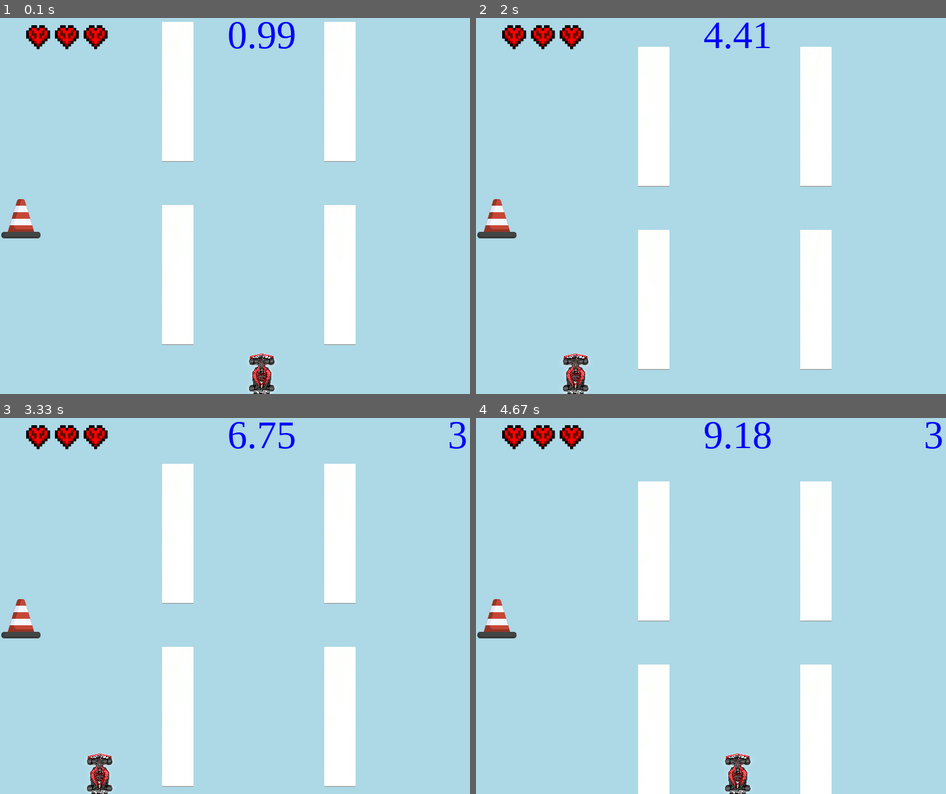
Above: before the commit, frames 1-4 (two rows, left to right).
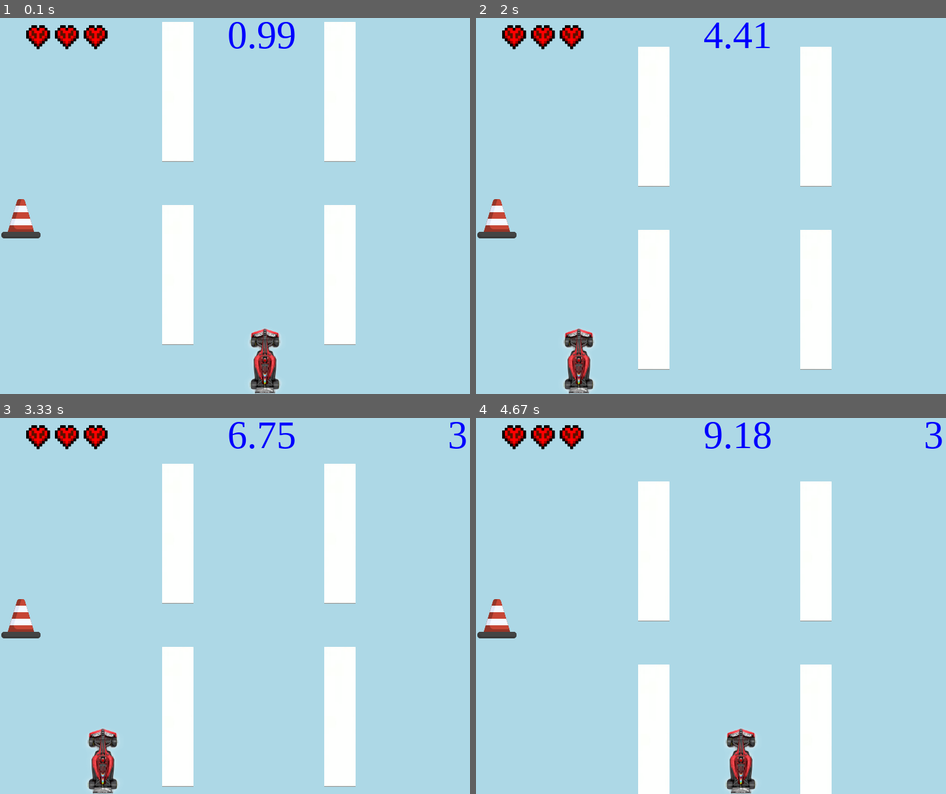
Above: after the commit, the same moments.

Repository: makuchaku/formula-one-racing-pygame
Game: pygame game, started from code/main.py
Same seed, same stepped clock (60 frames per second), same inputs: the game is played once before the commit and once after it.
Inputs:
- Up to frame 1 (0.1 s): no input
- Up to frame 2 (2 s): hold Right 0.33-0.8 s; hold Right 0.83-1.3 s; hold Left 1.33-1.87 s; hold Left from 1.9 s (still down)
- Up to frame 3 (3.33 s): release Left at 2.3 s; hold Right 2.33-2.97 s; hold Left from 3 s (still down)
- Up to frame 4 (4.67 s): release Left at 3.47 s; hold Right 3.5-3.97 s; hold Right 4-4.47 s; hold Left from 4.5 s (still down)

The runs differ from the first frame. In frame 1, 0.8% of the frame differs, in the area x 52-60%, y 82-100%; in frame 2, 0.8%; in frame 3, 0.8%; in frame 4, 0.8%.

Commit message:
Car changes

Diff:
--- /dev/null
+++ b/code/My Test.py
@@ -0,0 +1,17 @@
+class Master:
+    def __init__(self, name):
+        self.name = name
+
+    def print_name(self):
+        print(self.name)
+
+class Child(Master):
+    def __init__(self, name):
+        super().__init__(name)
+        self.name="Adwaith"
+
+        # self.name = "Modified " + name
+
+ch = Child("Sujith")
+print(ch.name)
+ch.print_name()
--- a/code/car.py
+++ b/code/car.py
@@ -1,16 +1,19 @@
+import pygame
 from sprite import *
 from game import *
+
 
 # Car sprite
 class Car(Sprite):
 
-    def __init__(self, game, x, y, width, name):
+    def __init__(self, game, x, screeHeight, width, height, name):
         sprite_position = 0
-        type = 'car'
+        type = "car"
+        height = 102
         self.distance_travelled = 0
         self.lives = 3
-        Sprite.__init__(self, game, x, y, width, sprite_position, name, type, 0)
-
+        Sprite.__init__(self, game, x, screeHeight-height, 74, height, sprite_position, name, type, 0)
+        self.texture = pygame.transform.scale(pygame.image.load("./assets/car1.png"), (74, height))
 
     def play_sound(self, type):
         if type == "no_move":
--- a/code/divider.py
+++ b/code/divider.py
@@ -11,12 +11,12 @@
 
 class Divider(Sprite):
 
-    def __init__(self, game, x, y, width, name):
+    def __init__(self, game, x, y, width, height, name):
         sprite_position = 0
         type = 'divider'
         self.line_image = pygame.image.load('./assets/line.png')
         self.line_1_change = 1
-        Sprite.__init__(self, game, x, y, width, sprite_position, name, type, 0)
+        Sprite.__init__(self, game, x, y, width, height, sprite_position, name, type, 0)
 
 
     def draw_divider(self, x, y):
--- a/code/game.py
+++ b/code/game.py
@@ -32,8 +32,8 @@
         pygame.font.init()
         window = pygame.display.set_mode((screen_width, screen_height))
         window.fill('light blue')
-        self.obstacle1 = Obstacle(self, 0, 300, sprite_box, "Obstacle1")
-        self.obstacle2 = Obstacle(self, 0, 300, sprite_box, "Obstacle2")
+        self.obstacle1 = Obstacle(self, 0, 300, 300, sprite_box, "Obstacle1")
+        self.obstacle2 = Obstacle(self, 0, 300, 300, sprite_box, "Obstacle2")
         # Init sound
         pygame.mixer.init()
         self.car = None
@@ -41,16 +41,16 @@
 
     # Creates all sprites
     def create_sprites(self):
-        self.car = Car(self, (screen_width-sprite_box)/2, (screen_height-sprite_box), sprite_box, 1)
+        self.car = Car(self, (screen_width-sprite_box)/2, screen_height,sprite_box, sprite_box, 1)
 
 
         for i in range(3):
-            divider1 = Divider(self, 400, 20, 64, i)
-            divider2 = Divider(self, 400, 20, 64, i)
-            divider3 = Divider(self, 400, 20, 64, i)
-            life1 = Life(self, 112, 24, 64, i)
-            life2 = Life(self, 112 - 44, 24, 64, i)
-            life3 = Life(self, 112 - 44 * 2, 24, 64, i)
+            divider1 = Divider(self, 400, 20, 64,64, i)
+            divider2 = Divider(self, 400, 20, 64, 64, i)
+            divider3 = Divider(self, 400, 20, 64, 64, i)
+            life1 = Life(self, 112, 24, 64, 64, i)
+            life2 = Life(self, 112 - 44, 24, 64, 64, i)
+            life3 = Life(self, 112 - 44 * 2, 24, 64, 64, i)
 
             if i == 0:
                 divider1.draw_divider(1 * 248, 20)
@@ -78,12 +78,12 @@
 
 
             car = Car(self, random.randint(10, screen_width),
-                      random.randint(10, screen_height), 64, i)
+                      random.randint(10, screen_height), 64,64, i)
             car.load()
             cars.append(car)
 
             car = Car(self, random.randint(10, screen_width),
-                      random.randint(10, screen_height), 64, i)
+                      random.randint(10, screen_height), 64, 64, i)
             car.load()
             cars.append(car)
 
--- a/code/life.py
+++ b/code/life.py
@@ -3,11 +3,11 @@
 # Rocket sprite
 class Life(Sprite):
 
-    def __init__(self, game, x, y, width, name):
+    def __init__(self, game, x, y, width, height, name):
         sprite_position = 0
         type = 'lives'
         self.heart_image = pygame.transform.scale(pygame.image.load('./assets/mcheart2.png'), (64, 64))
-        Sprite.__init__(self, game, x, y, width, sprite_position, name, type, 0)
+        Sprite.__init__(self, game, x, y, width, height, sprite_position, name, type, 0)
 
 
     def draw_heart(self):
--- a/code/obstacle.py
+++ b/code/obstacle.py
@@ -3,11 +3,11 @@
 # This class creates obstacles
 class Obstacle(Sprite):
 
-    def __init__(self, game, x, y, width, name):
+    def __init__(self, game, x, y, width, height, name):
         sprite_position = 0
         type = 'obstacle'
         self.x_positions = [120, 368, 616]
-        Sprite.__init__(self, game, x, y, width, sprite_position, name, type, 0)
+        Sprite.__init__(self, game, x, y, width, height, sprite_position, name, type, 0)
 
 
     def choose_random_x(self):
--- a/code/sprite.py
+++ b/code/sprite.py
@@ -11,19 +11,20 @@
 
 class Sprite(pygame.sprite.Sprite):
 
-    def __init__(self, game, sprite_x, sprite_y, width, sprite_position, name, type, energy):
+    def __init__(self, game, sprite_x, sprite_y, width,height, sprite_position, name, type, energy):
         pygame.sprite.Sprite.__init__(self)
         self.game = game
         self.sprite_x = sprite_x
         self.sprite_y = sprite_y
-        if type == 'car':
-           self.texture =  pygame.transform.scale(pygame.image.load('./assets/car1.png'), (64, 64))
-        elif type == 'obstacle':
+        # if type == 'car':
+        #    self.texture =  pygame.transform.scale(pygame.image.load('./assets/car1.png'), (64, 64))
+        # el
+        if type == 'obstacle':
             self.texture = pygame.image.load('./assets/obstacle.png')
         else:
             self.texture = pygame.image.load('./assets/sprites.png')
 
-        self.rect = pygame.Rect(0, sprite_position * width, width, width)
+        self.rect = pygame.Rect(0, sprite_position * height, width, height)
         # self.rect = pygame.Rect(0, sprite_position * width, width, width)
         self.direction_x = 1
         self.direction_y = 1
Binary file changed: assets/car1.png
Binary file added: assets/car2.png
Binary file added: assets/car3.png
